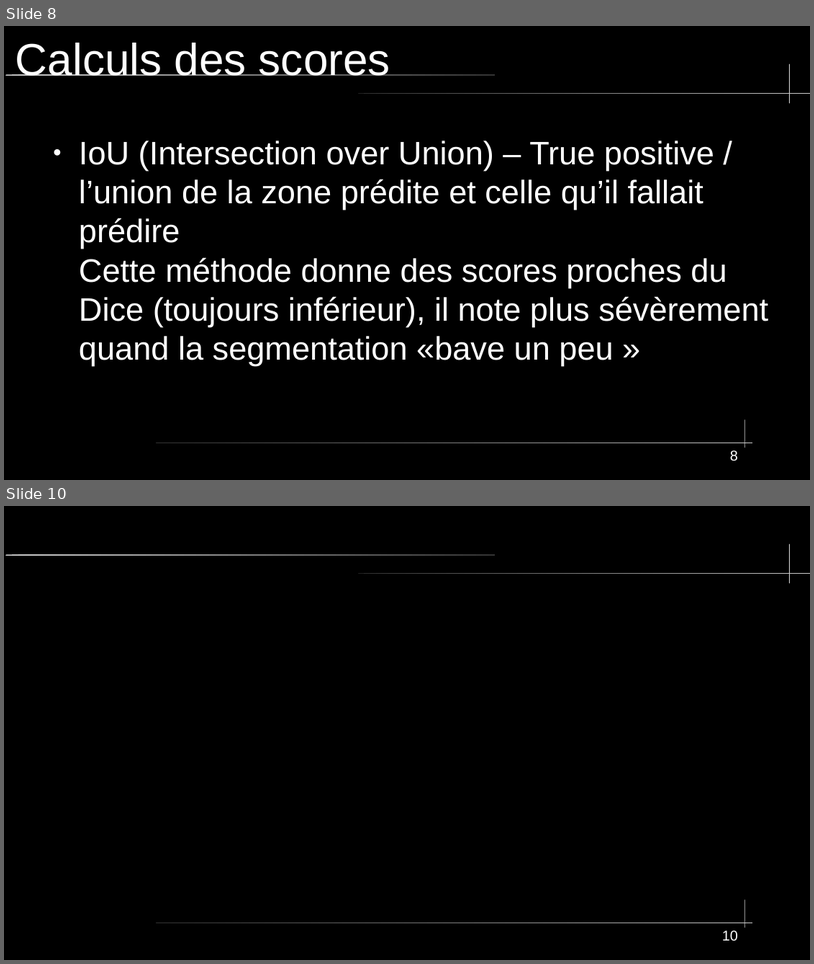
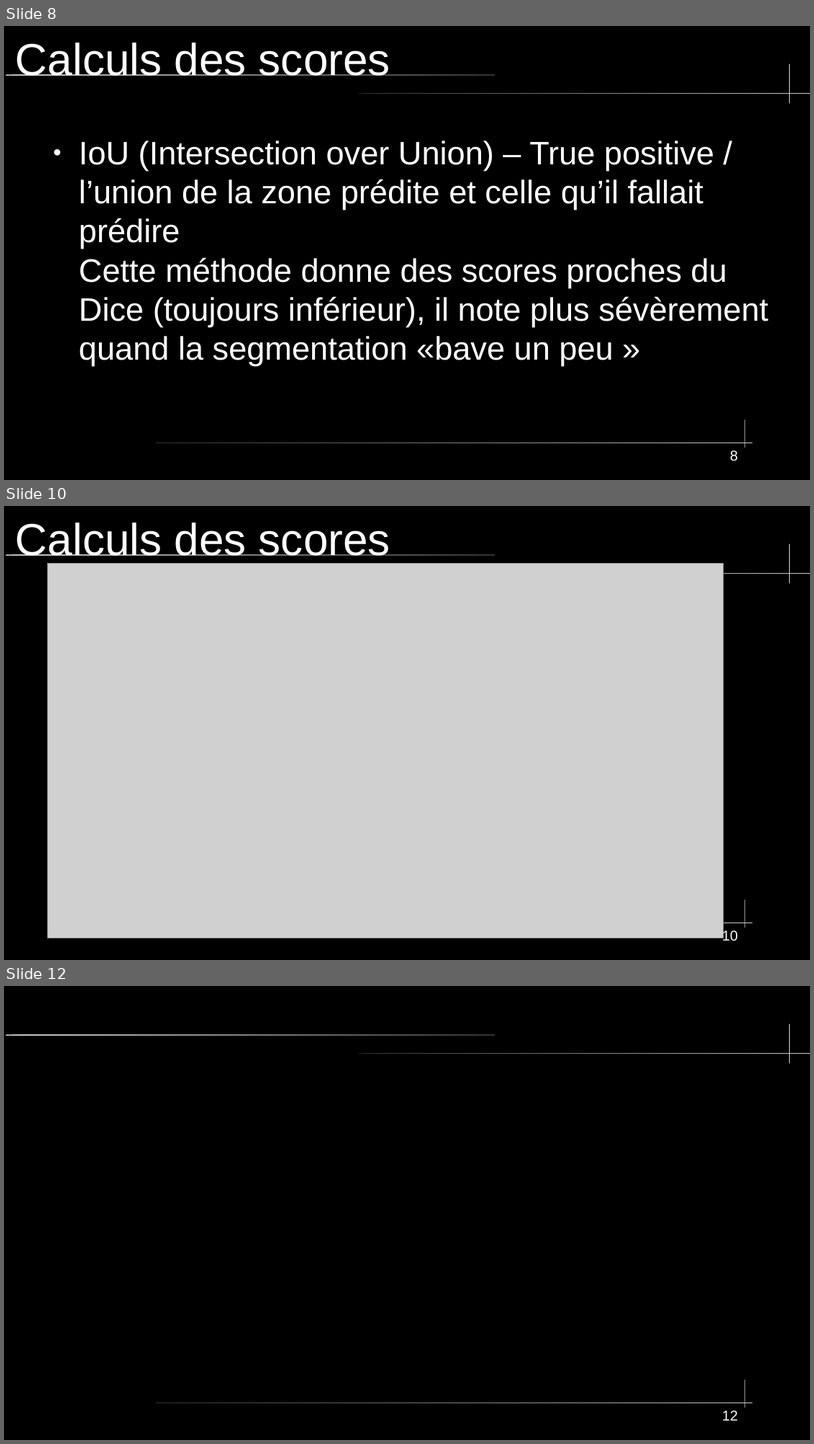
Before and after one commit to Apinsun/Projet2, a slide deck: presentation.odp. Shown one above the other, each under a label of ours: slides 8 and 10 before the commit, slides 8, 10 and 12 after it; the slides between them are not shown. The pictures are 814x964 and 814x1444 pixels, drawn with LibreOffice and Linux fonts; fonts in the diff are those of the drawing; grey boxes stand for pictures; background and template pictures are left out. Boxes give left, top, right and bottom in pixels: in the first picture for what was removed or moved away, otherwise in the second. Text is boxed around its words. In the diff, an @@ line names an element or a change of style, - is before the commit and + after.

```diff
--- a/presentation.odp
+++ b/presentation.odp
@@ slide 10 added at <box>4,506,810,960</box>, background #000000; not listed: 5 template elements that a slide beside it also shows @@
@@ title added at <box>16,523,391,564</box>, 44 pt, text #FFFFFF @@
+Calculs des scores
@@ picture added at <box>48,564,724,939</box> @@
@@ page number added at <box>723,929,738,941</box>, 14 pt, text #FFFFFF @@
+10
@@ what was slide 10 is now slide 12 @@
@@ page number at <box>723,1410,738,1420</box>: text changed @@
-10
+12
```
Also in this commit, not shown: 1 slide changed, 1 other slide added, 4 other files.
